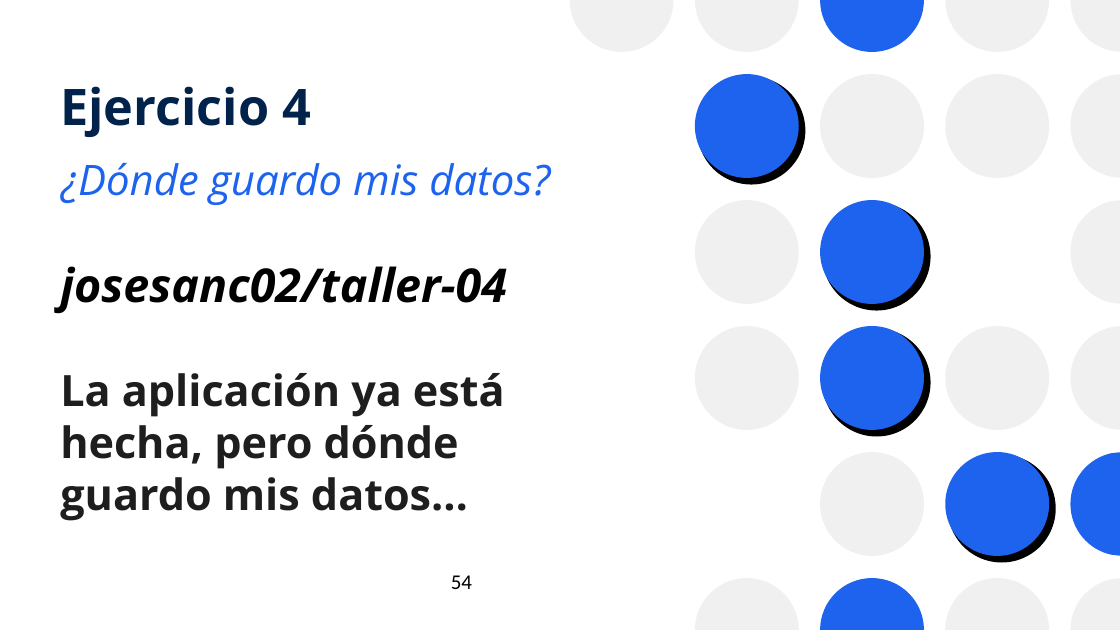
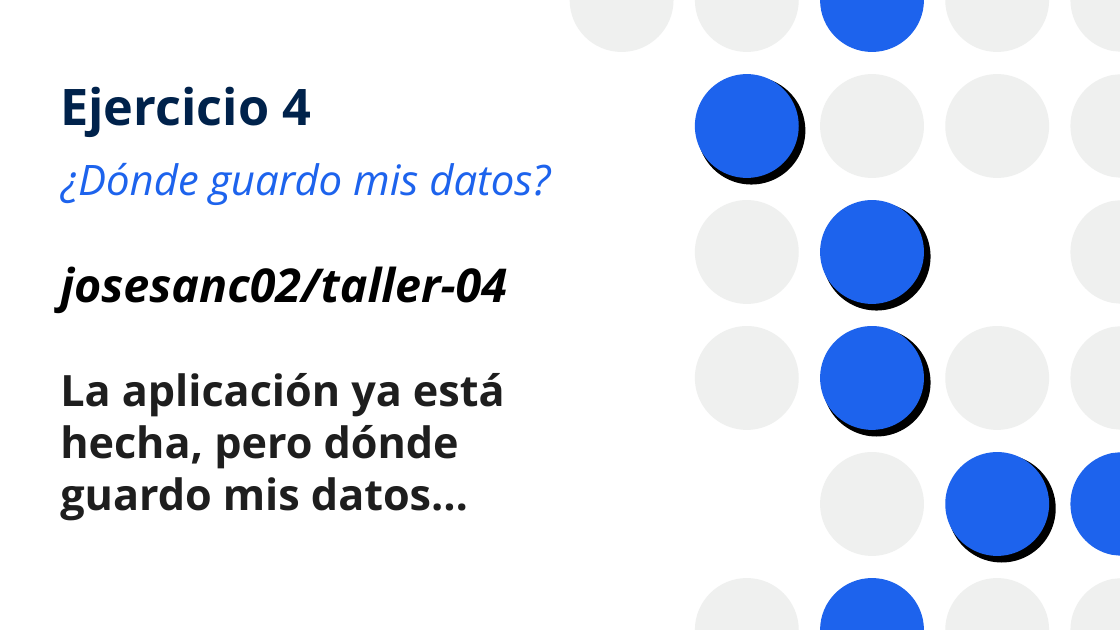
Before and after one commit to josanri/docker-workshop, a slide deck: slide 53 of Introducción a Docker.pptx (slide 54 before the commit). Drawn at 1120x630 pixels with LibreOffice and Linux fonts; fonts in the diff are those of the drawing. Boxes give left, top, right and bottom in pixels: in the first picture for what was removed or moved away, otherwise in the second. Text is boxed around its words. In the diff, an @@ line names an element or a change of style, - is before the commit and + after.

```diff
--- a/Introducción a Docker.pptx
+++ b/Introducción a Docker.pptx
@@ page number removed at [451, 575, 472, 589] @@
-54
```
Also in this commit, not shown: 14 other slides changed, 1 slide added, 1 slide removed, 1 other file.
